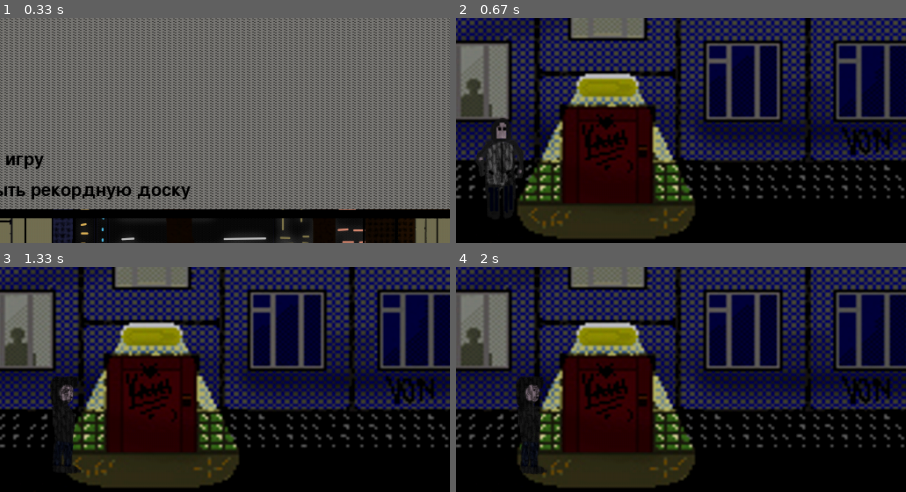
Above: before the commit, frames 1-4 (two rows, left to right).
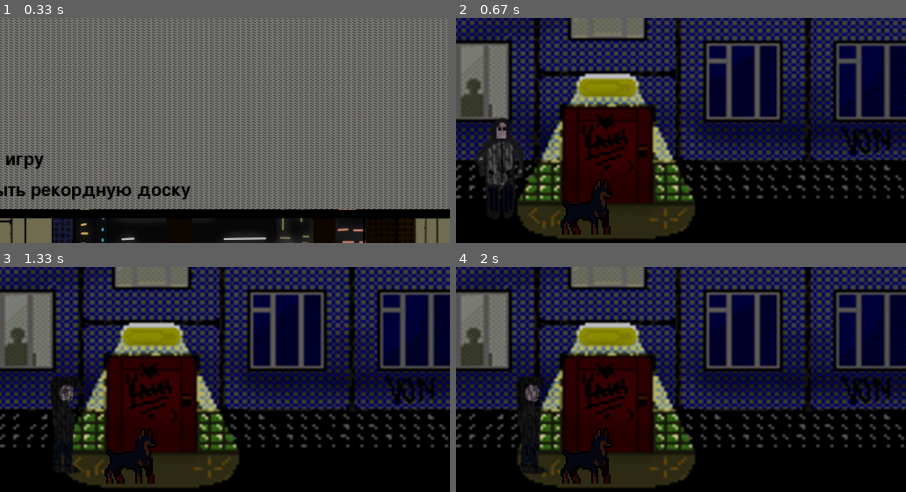
Above: after the commit, the same moments.

Repository: Stormev/Survival-entrance-Pygame
Game: pygame game, started from main.py
Two runs of this game, one before a commit and one after it. Both use one fixed random seed, a clock stepped at 60 frames per second and the inputs below.
Inputs:
- Up to frame 1 (0.33 s): no input
- Up to frame 2 (0.67 s): tap Tab at 0.33 s
- Up to frame 3 (1.33 s): hold D 0.67-1.13 s; hold W from 1.17 s (still down)
- Up to frame 4 (2 s): release W at 1.47 s; hold D 1.5-1.97 s
The pictures show only the part of the screen within x 38-88%, y 48-98%; the shares and areas given below are measured in that part.

Frame 1 is identical in both runs. In frame 2, 1.3% of the frame differs, in the area x 23-35%, y 71-97%; in frame 3, 1.3%; in frame 4, 1.3%.

Commit message:
game_update

Diff:
--- a/main.py
+++ b/main.py
@@ -167,10 +167,21 @@
 class Enemy(pygame.sprite.Sprite):
     def __init__(self, pos_x):
         super().__init__(all_sprites)
-        self.pos_y = HEIGHT - 70
-        self.image = None
+        self.pos_y = HEIGHT - 120
+        self.frames = []
+        self.cut_sheet(load_image('images/Dog.png'), 4, 1)
+        self.image = self.frames[0]
         self.rect = self.image.get_rect()
         self.rect = self.rect.move(pos_x, self.pos_y)
+
+    def cut_sheet(self, sheet, columns, rows):  # Нарезка
+        self.rect = pygame.Rect(0, 0, sheet.get_width() // columns,
+                                sheet.get_height() // rows)
+        for j in range(rows):
+            for i in range(columns):
+                frame_location = (self.rect.w * i, self.rect.h * j)
+                self.frames.append(sheet.subsurface(pygame.Rect(
+                    frame_location, self.rect.size)))
 
 
 items = [[load_image('images/item_bytilka.png'), -9, -1], [load_image('images/item_chocolate.png'), 12, 3],
@@ -303,6 +314,8 @@
     start_music = 'data/sounds/game_sound.mp3'
     pygame.mixer.music.load(start_music)
     pygame.mixer.music.play()
+
+    dog = Enemy(500)
 
     def collide_items():  # Проверка на колизию с предметом
         global SCORE
Binary file added: data/images/Dog.png
Binary file removed: data/images/dog.png/Attack.png
Binary file removed: data/images/dog.png/Walk.png
Binary file added: data/images/item_bone.png
Binary file added: data/images/item_key.png
Binary file changed: data/images/kandinsky-download-1704700239832.png
